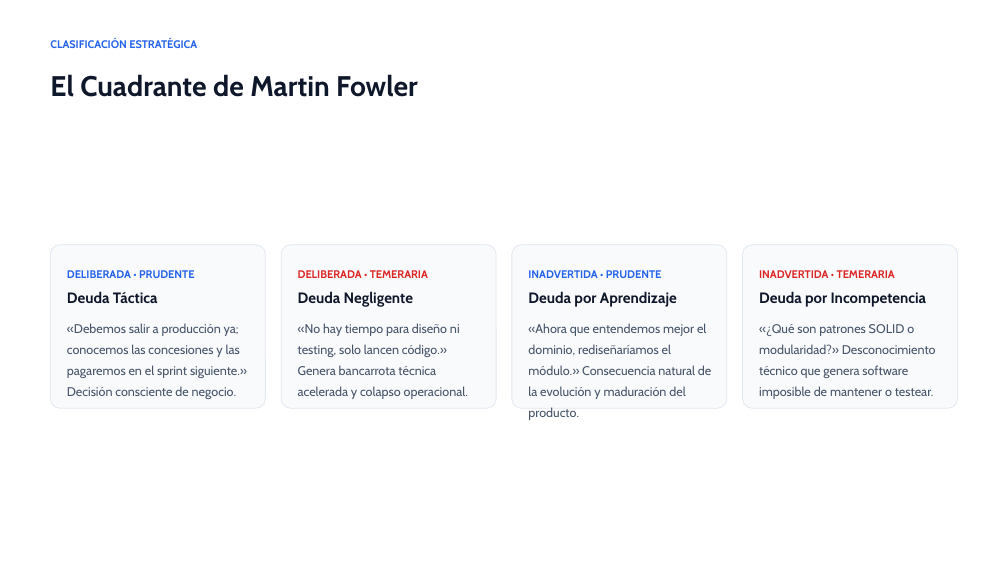
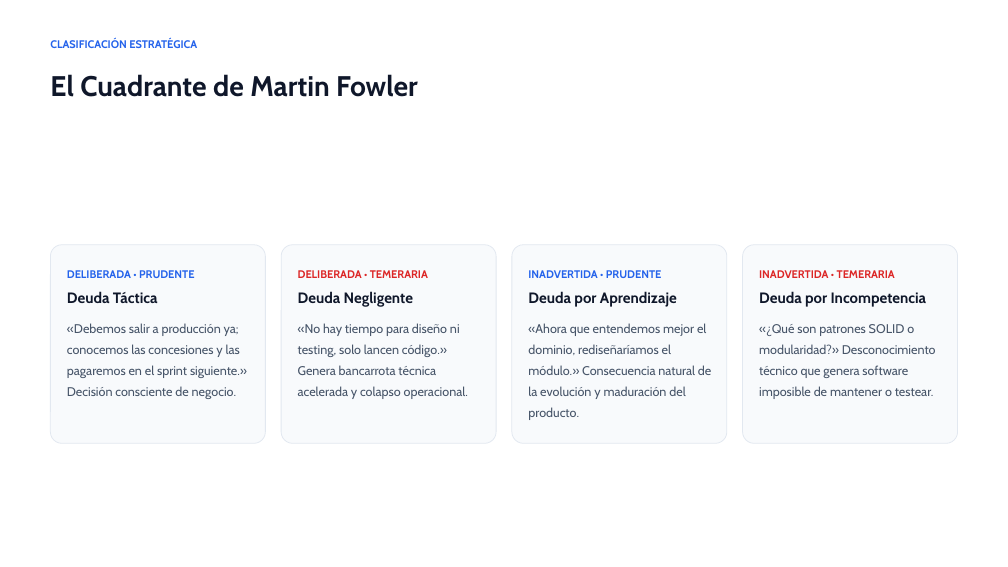
Before and after one commit to AndUm423/deuda_tecnica, a slide deck: slide 3 of Deuda Técnica en Software.pptx. Drawn at 1008x567 pixels with LibreOffice and Linux fonts; fonts in the diff are those of the drawing. Boxes give left, top, right and bottom in pixels: in the first picture for what was removed or moved away, otherwise in the second. Text is boxed around its words. In the diff, an @@ line names an element or a change of style, - is before the commit and + after.

```diff
--- a/Deuda Técnica en Software.pptx
+++ b/Deuda Técnica en Software.pptx
@@ rounded rectangle: place and size @@
-rounded rectangle at box(51, 245, 265, 408)
+rounded rectangle at box(51, 245, 265, 444)
@@ rounded rectangle: place and size @@
-rounded rectangle at box(281, 245, 496, 408)
+rounded rectangle at box(281, 245, 496, 444)
@@ rounded rectangle: place and size @@
-rounded rectangle at box(512, 245, 727, 408)
+rounded rectangle at box(512, 245, 727, 444)
@@ rounded rectangle: place and size @@
-rounded rectangle at box(743, 245, 957, 408)
+rounded rectangle at box(743, 245, 957, 444)
```
Also in this commit, not shown: 3 other slides changed, 3 other files.
